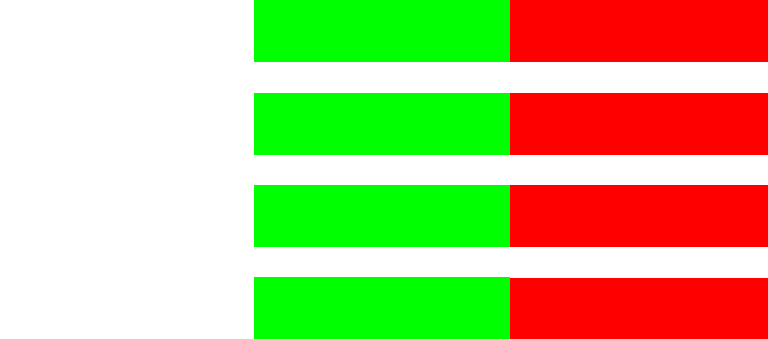
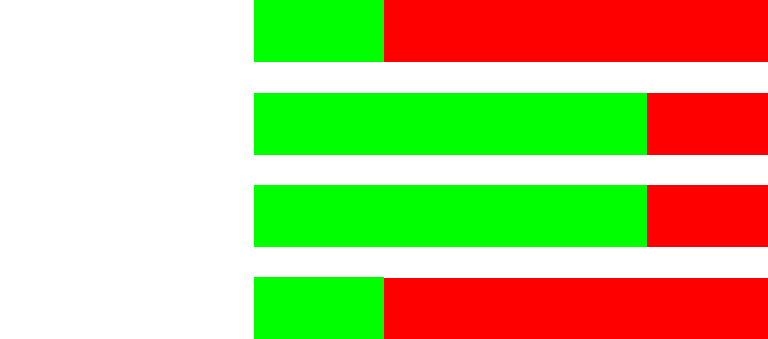
Revision of a layered (768, 339) image; what changed, layer by layer:
painted on "Damage" (2nd of 2, in "Stats") over [384, 0, 510, 62]
painted on "Fire Rate" (2nd of 2, in "Stats") over [510, 93, 647, 155]
painted on "Accuracy" (2nd of 2, in "Stats") over [510, 185, 647, 247]
painted on "Area of Effect" (2nd of 2, in "Stats") over [384, 277, 510, 339]
